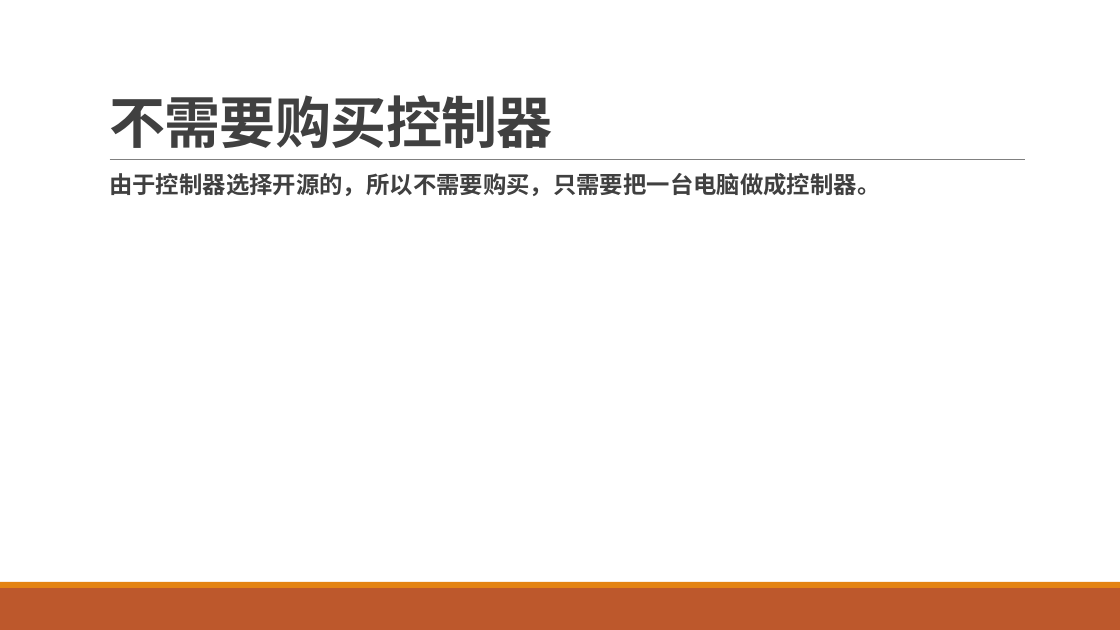
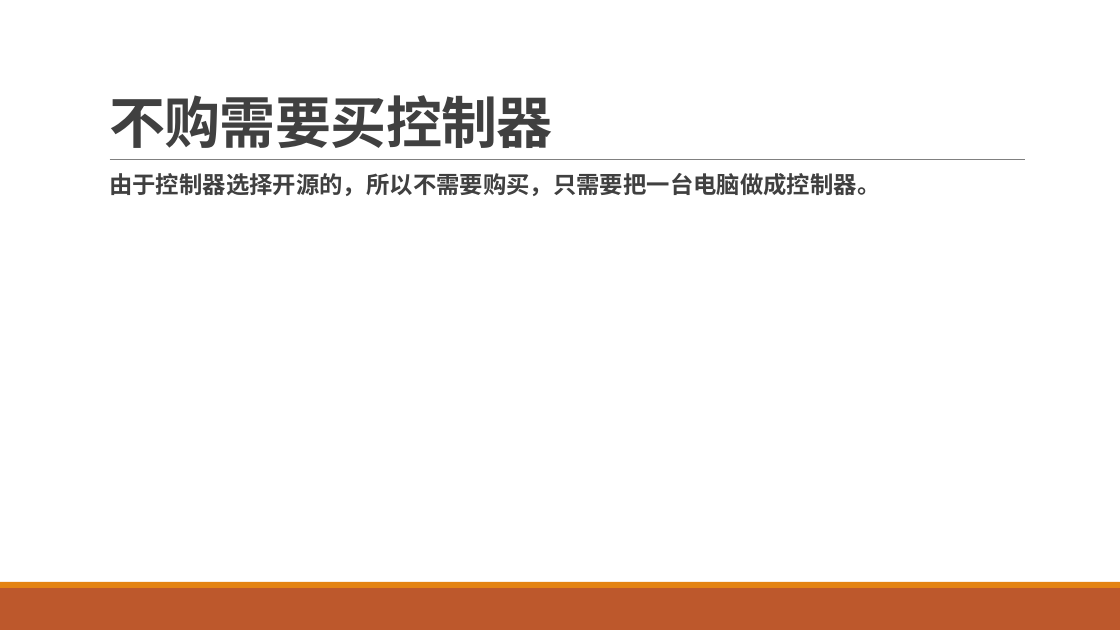
Before and after one commit to gittry1/gittry1.github.io, a slide deck: slide 4 of sysdjsdn/sysdjsdn.pptx. Drawn at 1120x630 pixels with LibreOffice and Linux fonts; fonts in the diff are those of the drawing. Boxes give left, top, right and bottom in pixels: in the first picture for what was removed or moved away, otherwise in the second. Text is boxed around its words. In the diff, an @@ line names an element or a change of style, - is before the commit and + after.

```diff
--- a/sysdjsdn/sysdjsdn.pptx
+++ b/sysdjsdn/sysdjsdn.pptx
@@ title at box(109, 95, 553, 148): text changed @@
-不需要购买控制器
+不购需要买控制器
```
Also in this commit, not shown: 1 other slide changed, 31 slides added, 1 other file.
